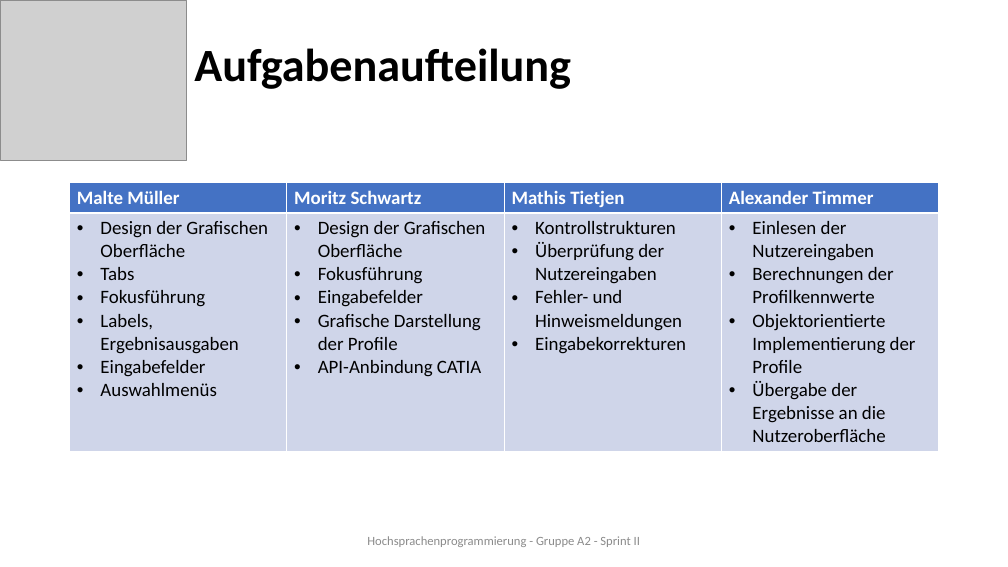
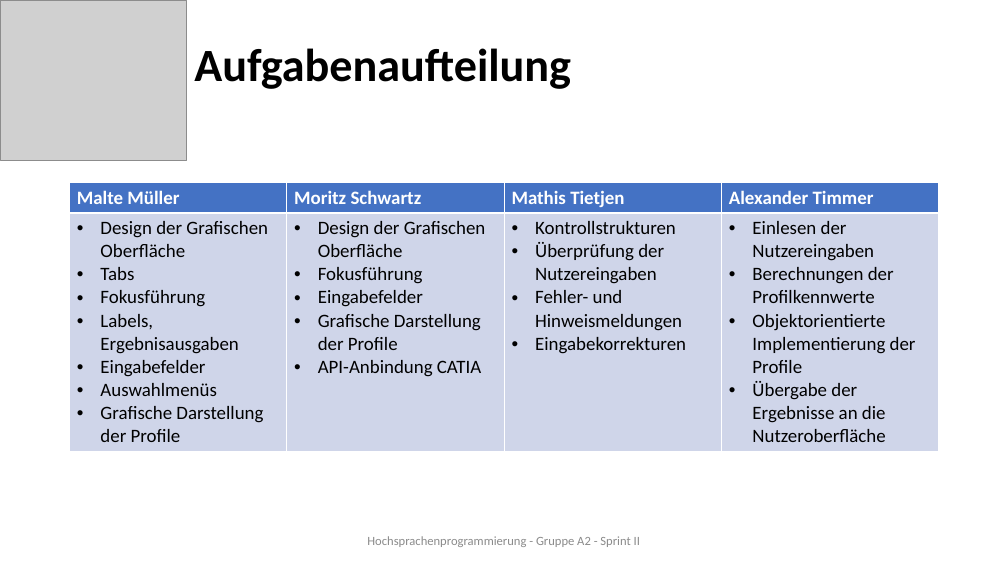
Before and after one commit to mo2271/Profilberechnung_HSP_L_A2, a slide deck: slide 5 of Profilberechnung_HSP_L_A2/Profilrechner/ProfiRechner/ProfiRechner/Sprint3_Präsentation.pptx. Drawn at 1008x567 pixels with LibreOffice and Linux fonts; fonts in the diff are those of the drawing; grey boxes stand for pictures. Boxes give left, top, right and bottom in pixels: in the first picture for what was removed or moved away, otherwise in the second. Text is boxed around its words. In the diff, an @@ line names an element or a change of style, - is before the commit and + after.

```diff
--- a/Profilberechnung_HSP_L_A2/Profilrechner/ProfiRechner/ProfiRechner/Sprint3_Präsentation.pptx
+++ b/Profilberechnung_HSP_L_A2/Profilrechner/ProfiRechner/ProfiRechner/Sprint3_Präsentation.pptx
@@ table at box(70, 182, 941, 448) @@
-row 2, column 1: Design der Grafischen Oberfläche / Tabs / Fokusführung / Labels, Ergebnisausgaben / Eingabefelder / Auswahlmenüs
+row 2, column 1: Design der Grafischen Oberfläche / Tabs / Fokusführung / Labels, Ergebnisausgaben / Eingabefelder / Auswahlmenüs / Grafische Darstellung der Profile
```
